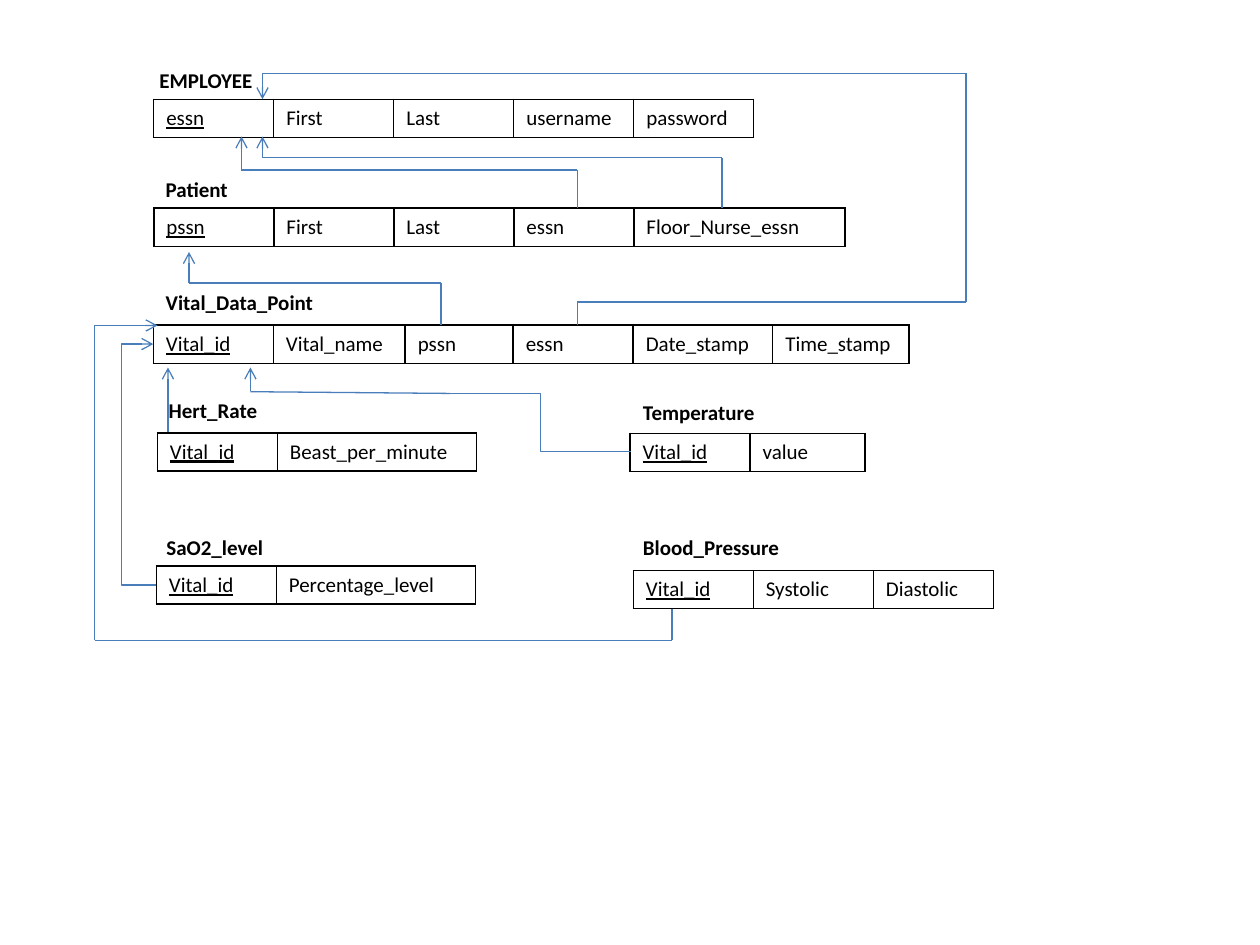
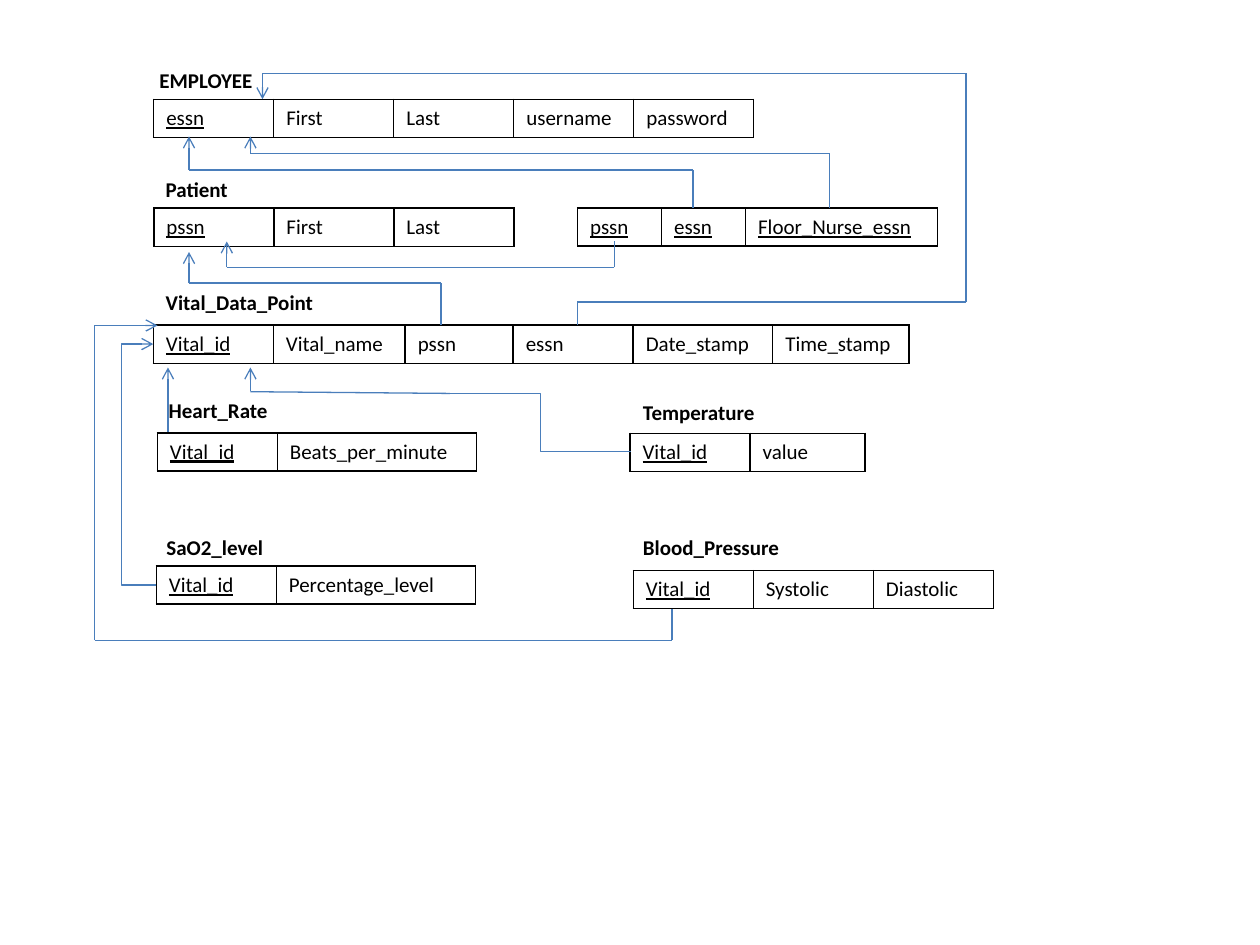
Before and after one commit to Josephtsessions/MindeRx, a slide deck: slide 1 of documentation/Database_schema_formal.pptx. Drawn at 1260x945 pixels with LibreOffice and Linux fonts; fonts in the diff are those of the drawing. Boxes give left, top, right and bottom in pixels: in the first picture for what was removed or moved away, otherwise in the second. Text is boxed around its words. In the diff, an @@ line names an element or a change of style, - is before the commit and + after.

Commit message:
update some changes on documentation/Database_schema_formal.pptx

```diff
--- a/documentation/Database_schema_formal.pptx
+++ b/documentation/Database_schema_formal.pptx
@@ arrow moved from (242, 170) - (242, 136) to (189, 170) - (189, 136) @@
@@ arrow moved from (262, 158) - (262, 136) to (251, 154) - (251, 136) @@
@@ line moved from (722, 158) - (262, 158) to (693, 170) - (189, 170) @@
@@ line added from (829, 154) to (251, 154), #4B7EBC 0.75 pt @@
@@ line moved from (722, 208) - (722, 158) to (693, 208) - (693, 170) @@
@@ line added from (829, 208) to (829, 154), #4B7EBC 0.75 pt @@
@@ table at [154, 208, 513, 246] @@
-column 4: essn
-column 5: Floor_Nurse_essn
@@ table: place and size @@
-table at [154, 208, 844, 359]
+table at [154, 208, 513, 246]
@@ table added at [577, 208, 937, 246], 1 rows, 3 columns @@
+pssn | essn | Floor_Nurse_essn
@@ line moved from (577, 170) - (242, 170) to (615, 267) - (227, 267) @@
@@ arrow added from (227, 267) to (227, 242), #4B7EBC 0.75 pt @@
@@ line moved from (577, 208) - (577, 170) to (615, 242) - (615, 267) @@
@@ text at [169, 404, 268, 421]: text changed @@
-Hert_Rate
+Heart_Rate
@@ table at [158, 433, 476, 471] @@
-row 1, column 2: Beast_per_minute
+row 1, column 2: Beats_per_minute
```
